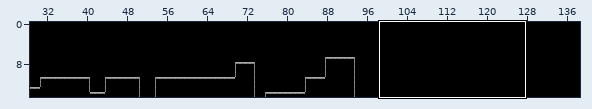
LDtk project -- builds/Crankwell.pdx/Levels/World.ldtk. The first picture is a wide view before the edit; the outline marks the close-up.
Close-up. Before:
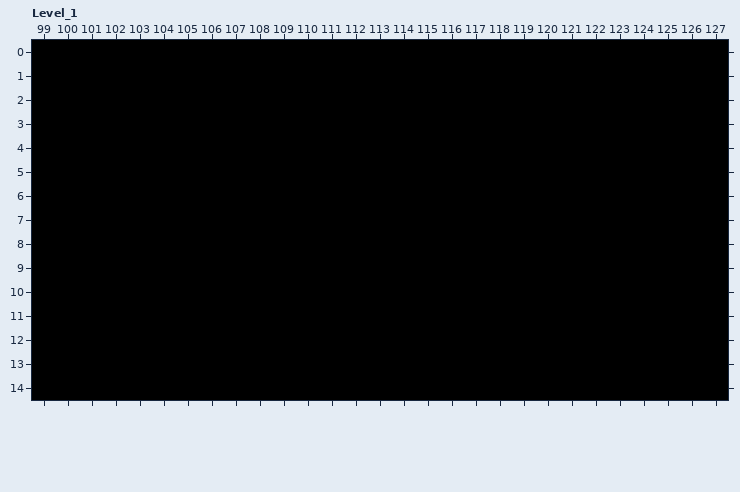
Cells are 16x16 px. Shown: Level_1 x 99..127, y 0..14. The commit also changed other parts of the map, which this record leaves out.
New version:
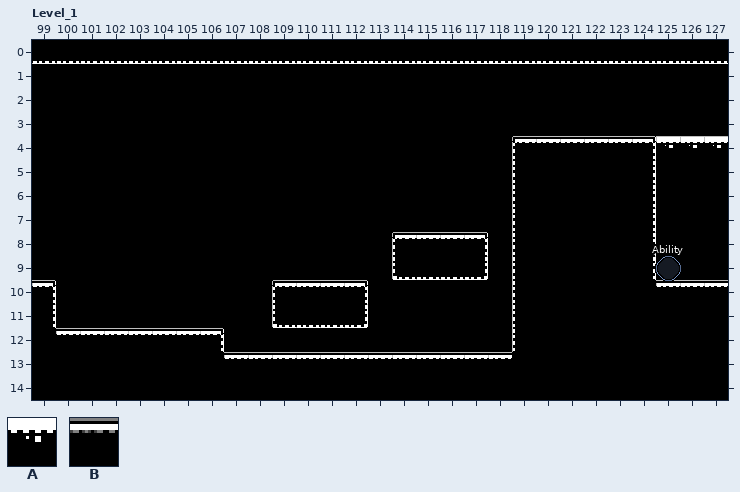
Key: from "Monochrome_tilemap_packed_tabl": A 116; from "Walls": B 1 "solid".
_ is an empty cell.
Objects are placed by their top-left corner, in cells (3,4 is the top-left corner of cell 3,4); size is 1x1 cell unless given.
What changed:
Layer "Walls":
There is now tile B in row 0 at x 99 to 127; in row 4 at x 119 to 124; in rows 5 to 7 at x 119 and 124; in rows 8 to 9 at x 114 to 117, 119 and 124; in row 10 at x 99, 109 to 112, 119 and 125 to 127; in row 11 at x 99, 109 to 112 and 119.
There is now tile B in row 12 at x 100 to 106 and 119; in row 13 at x 107 to 118.
Layer "Entities":
A new object: A "Breakable" at 125,4.
A new object: A "Breakable" at 126,4.
A new object: A "Breakable" at 127,4.
A new object: "Ability" ellipse at 125,9.
